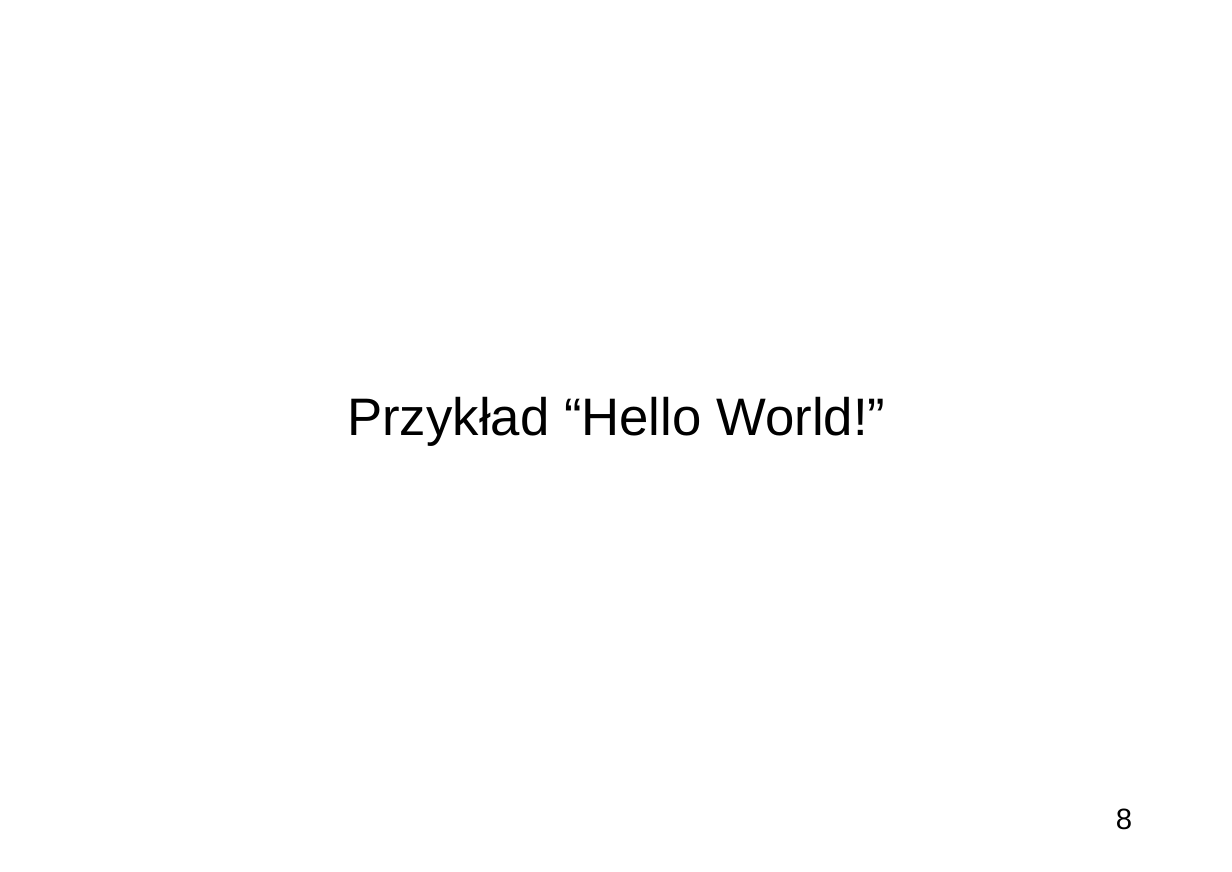
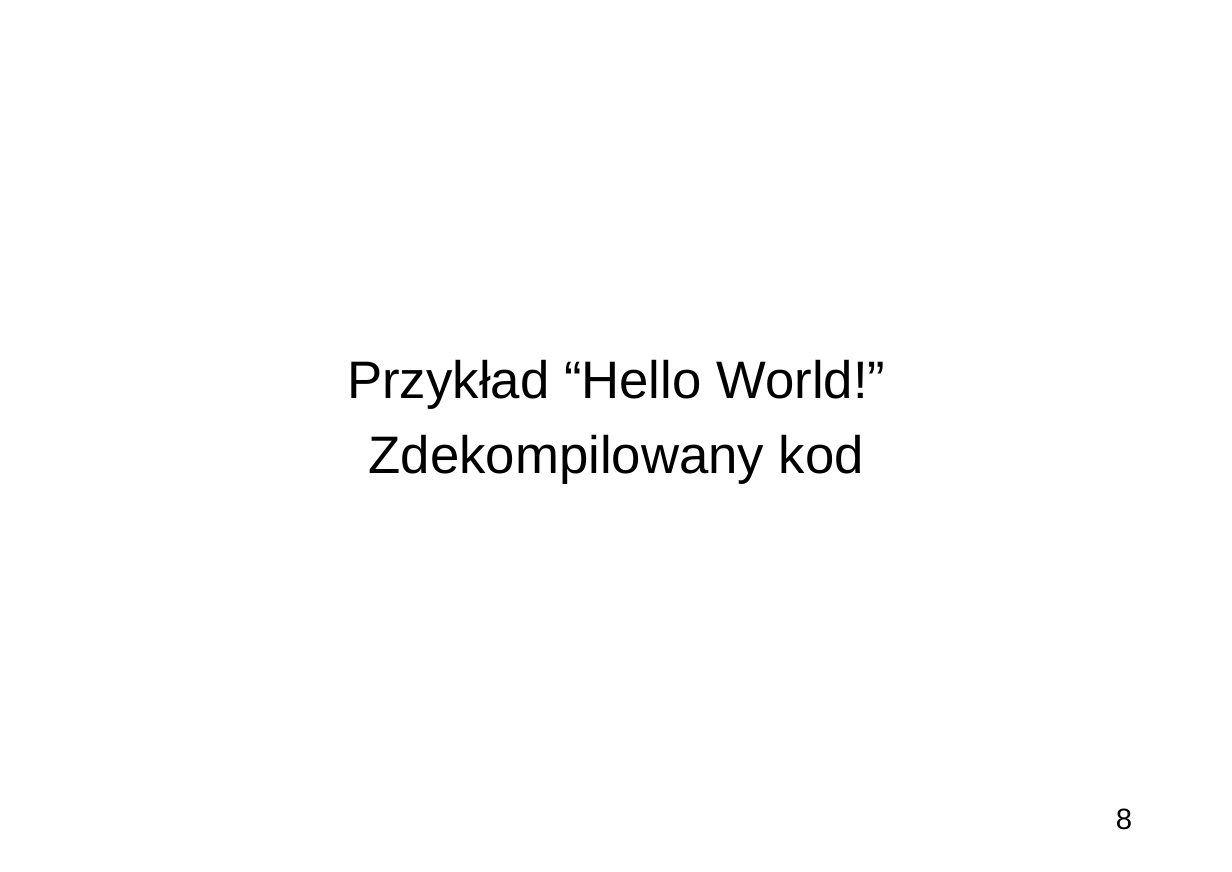
Before and after one commit to bercik/zti_seminar, a slide deck: slide 8 of prezentacja.odp. Drawn at 1232x872 pixels with LibreOffice and Linux fonts; fonts in the diff are those of the drawing; background and template pictures are left out. Boxes give left, top, right and bottom in pixels: in the first picture for what was removed or moved away, otherwise in the second. Text is boxed around its words. In the diff, an @@ line names an element or a change of style, - is before the commit and + after.

Commit message:
Add slides

```diff
--- a/prezentacja.odp
+++ b/prezentacja.odp
@@ subtitle at [369,434,864,484]: paragraph added @@
+Zdekompilowany kod
```
Also in this commit, not shown: 1 other file.
